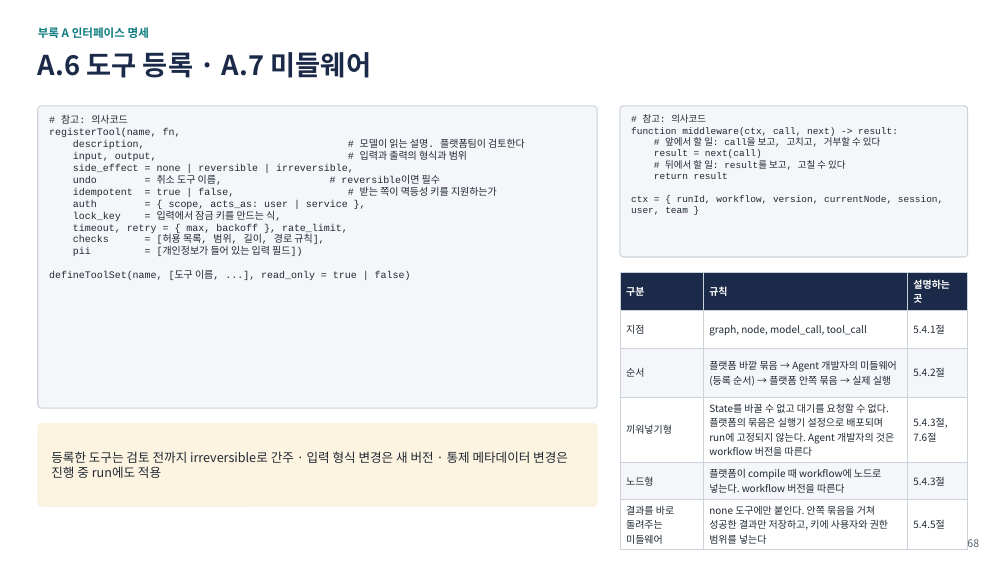
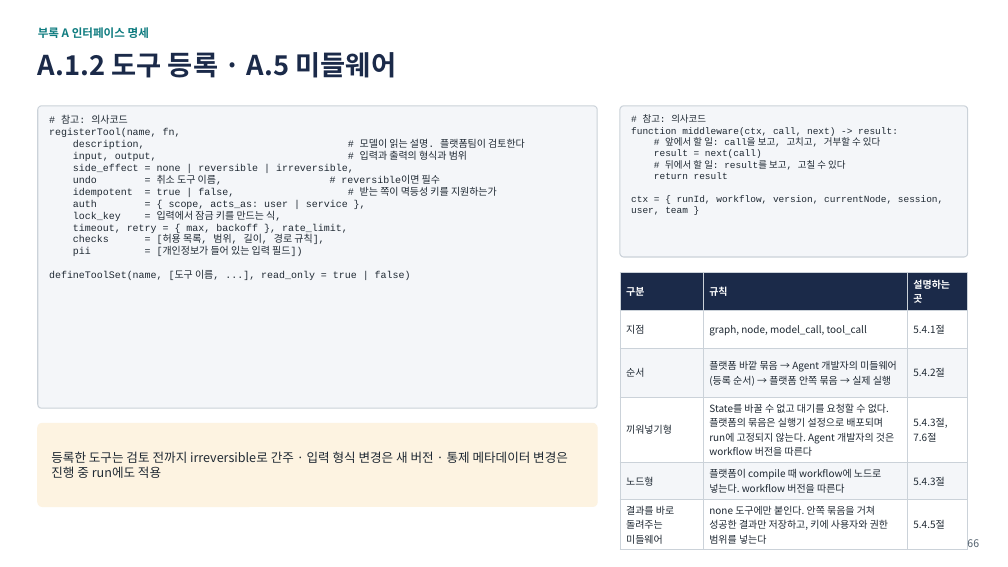
Before and after one commit to iwindfree/windfree-blog, a slide deck: slide 66 of public/files/ai-agent-workflow-framework/AI_Agent_Workflow_Framework_Summary.pptx (slide 68 before the commit). Drawn at 1008x567 pixels with LibreOffice and Linux fonts; fonts in the diff are those of the drawing. Boxes give left, top, right and bottom in pixels: in the first picture for what was removed or moved away, otherwise in the second. Text is boxed around its words. In the diff, an @@ line names an element or a change of style, - is before the commit and + after.

```diff
--- a/public/files/ai-agent-workflow-framework/AI_Agent_Workflow_Framework_Summary.pptx
+++ b/public/files/ai-agent-workflow-framework/AI_Agent_Workflow_Framework_Summary.pptx
@@ text at bbox=[38, 52, 396, 78]: text changed @@
-A.6 도구 등록 · A.7 미들웨어
+A.1.2 도구 등록 · A.5 미들웨어
```
Also in this commit, not shown: 6 other slides changed, 2 slides added, 1 other file.
